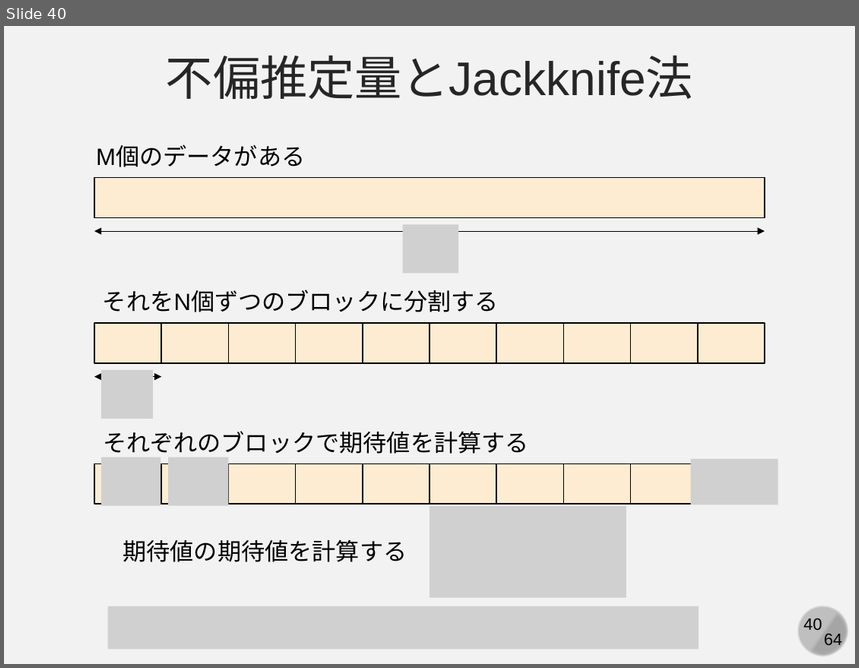
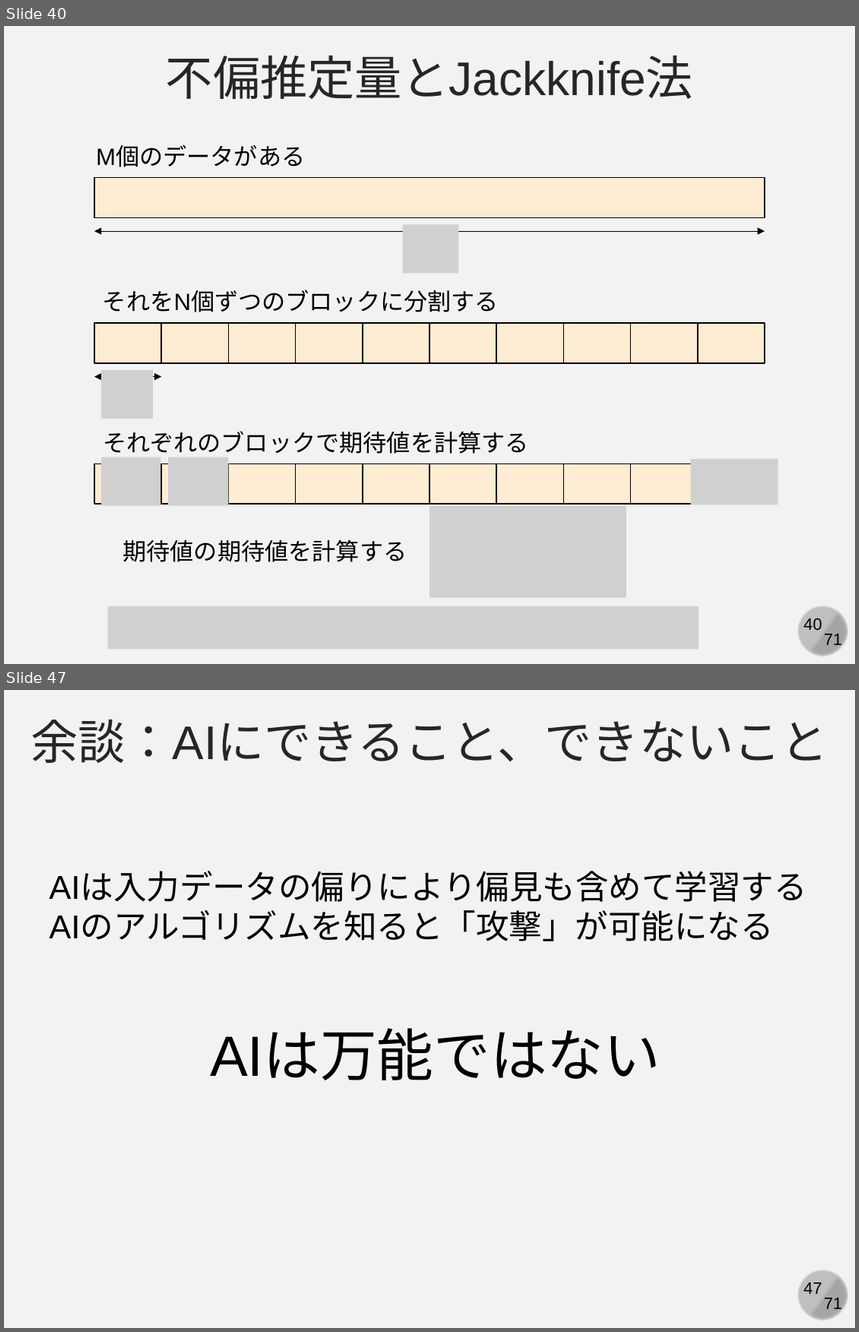
Before and after one commit to kaityo256/yamagata2022, a slide deck: 03_mc_advanced/yamagata03.pptx. Shown one above the other, each under a label of ours: slide 40 before the commit, slides 40 and 47 after it; the slides between them are not shown. The pictures are 859x668 and 859x1332 pixels, drawn with LibreOffice and Linux fonts; fonts in the diff are those of the drawing; grey boxes stand for pictures. Boxes give left, top, right and bottom in pixels: in the first picture for what was removed or moved away, otherwise in the second. Text is boxed around its words. In the diff, an @@ line names an element or a change of style, - is before the commit and + after.

```diff
--- a/03_mc_advanced/yamagata03.pptx
+++ b/03_mc_advanced/yamagata03.pptx
@@ slide 47 added at [4, 690, 855, 1328], background #F2F2F2; not listed: 4 template elements that a slide beside it also shows @@
@@ text added at [31, 719, 829, 763], 40 pt, text #262626 @@
+余談：AIにできること、できないこと
@@ text added at [49, 872, 807, 942], 28 pt, text #000000 @@
+AIは入力データの偏りにより偏見も含めて学習する
+AIのアルゴリズムを知ると「攻撃」が可能になる
@@ text added at [210, 1031, 661, 1081], 48 pt, text #000000 @@
+AIは万能ではない
@@ slide 40 changed as well @@
@@ text at [824, 634, 842, 649]: text changed @@
-64
+71
```
Also in this commit, not shown: 63 other slides changed, 6 other slides added.
